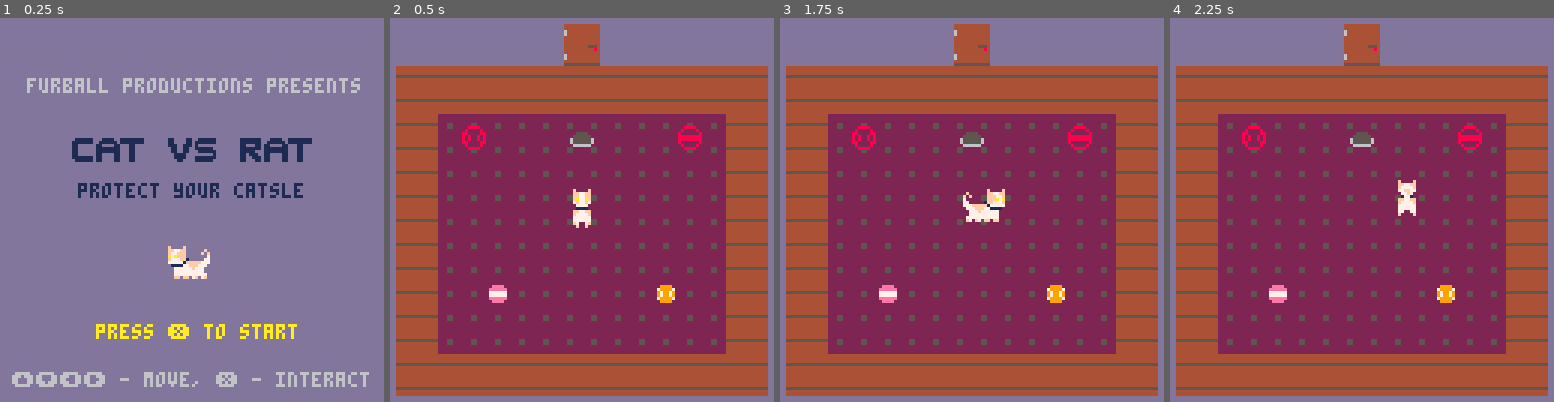
Above: before the commit, frames 1-4 (left to right).
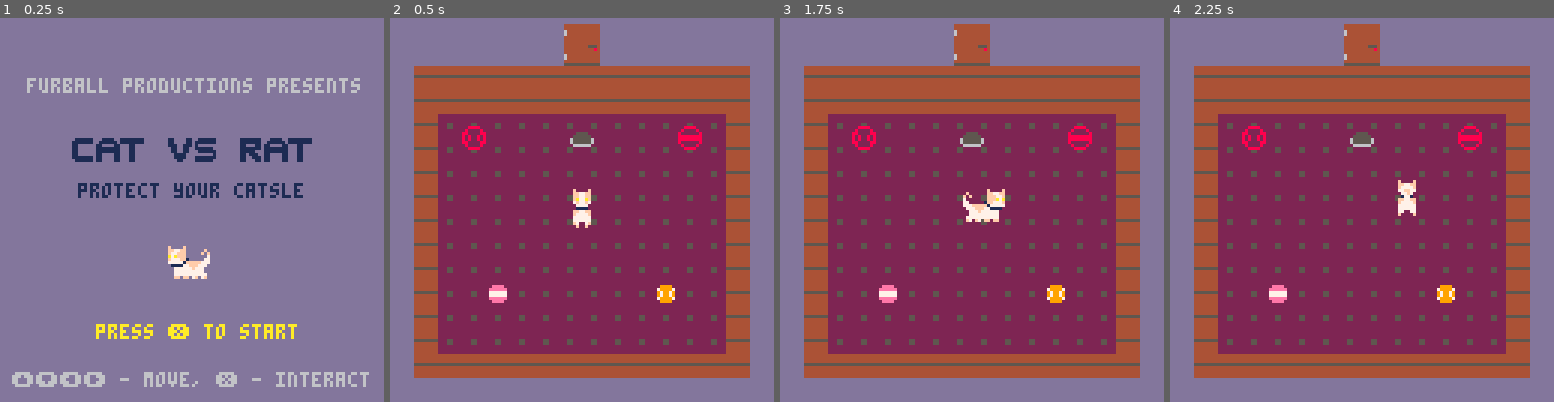
Above: after the commit, the same moments.

Repository: Mpgrime/GameDesign
Game: PICO-8 cartridge catgame.p8
The game is run twice, just before and just after one commit, with the same random seed, the same clock (stepped at 60 frames per second) and the same inputs.
Inputs:
- Up to frame 1 (0.25 s): no input
- Up to frame 2 (0.5 s): tap X (X key) at 0.33 s
- Up to frame 3 (1.75 s): tap X (X key) at 1.07 s; hold Right from 1.6 s (still down)
- Up to frame 4 (2.25 s): tap X (X key) at 1.85 s; release Right at 2.1 s; hold Up from 2.15 s (still down)

Frame 1 is identical in both runs. In frame 2, 12% of the frame differs, in the area x 1-99%, y 12-99%; in frame 3, 12%; in frame 4, 12%.

Commit message:
Update catgame.p8

Diff:
--- a/catgame.p8
+++ b/catgame.p8
@@ -45,13 +45,13 @@
 	cat = {
 		x=56, y=56, w=14, h=14, --position(x,y), width, height
 		size=2, flipped=false, --sprite size, flipping the sprite
-		collision=true
+		collision=false
 	}
 
 	--chair class/table
 	chair = {
-		x={488,456,150,232,400,140},y={107,59,20,102,22,232}, --chair locations
-		bx={488,456,150,232,400,140},by={115,67,28,110,30,240}, --chair bottom locations
+		x={488,456,150,232,400,140},y={90,59,20,102,22,232}, --chair locations
+		bx={488,456,150,232,400,140},by={94,63,24,106,36,236}, --chair bottom locations
 		w=14,h=16,bw=14,bh=7,frame=42 --chair/chair bottom width/height
 	}
 
@@ -177,7 +177,7 @@
 		for i = 1,6 do
 			--if col w/ bchair, can't move:
 			if objcollision(cat.x,cat.y - 1,cat.w,cat.h,
-			chair.bx[i], chair.by[i], chair.w, chair.h) then
+			chair.x[i], chair.y[i], chair.w, chair.h) then
 				canmove = false
 			end
 			--if col w/ ball, ball moves:
@@ -213,7 +213,7 @@
 			--if col w/ bchair, can't move:
 			if objcollision(
 				cat.x, cat.y + 1, cat.w, cat.h,
-				chair.bx[i], chair.by[i], chair.bw, chair.bh
+				chair.x[i], chair.y[i], chair.bw, chair.bh
 			) then
 				canmove = false
 			end
@@ -245,7 +245,7 @@
 			--if col w/ bchair, can't move:
 			if objcollision(
 				cat.x - 1, cat.y, cat.w, cat.h,
-				chair.bx[i], chair.by[i], chair.bw, chair.bh
+				chair.x[i], chair.y[i], chair.bw, chair.bh
 			) then
 				canmove = false
 			end
@@ -280,7 +280,7 @@
 		for i=1,6 do
 			--if col w/ bchair, can't move:
 			if objcollision(cat.x + 1,cat.y,cat.w,cat.h,
-			chair.bx[i],chair.by[i],chair.bw,chair.bh) then
+			chair.x[i],chair.y[i],chair.bw,chair.bh) then
 				canmove = false
 			end
 			--if col w/ ball, ball moves:
@@ -574,14 +574,10 @@
 	spr(chair.frame,chair.x[5],chair.y[5],2,2,true)
 	--chair in green room
 	spr(chair.frame,chair.x[6],chair.y[6],2,2)
-	--balls
+	--balls in spawn room
 	spr(44, ball.x[1], ball.y[1], 1, 1)
 	spr(60, ball.x[2], ball.y[2], 1, 1)
-	--bottoms of chairs sprites
-	spr(45, chair.bx[1], chair.by[1], 2, 2)
-	spr(45, chair.bx[2], chair.by[2], 2, 2)
-	spr(45, chair.bx[3], chair.by[3], 2, 2)
-	spr(45, chair.bx[4], chair.by[4], 2, 2, true)
+
 
 	--cup sprite:
 	spr(cup.frame, cup.x, cup.y, cup.size, cup.size, cup.flipped)
@@ -674,14 +669,14 @@
 0000000000000000115555dddd55551111555511887777888888888833333333bbbbbbbbdd644444444444dddd647777777777ddffffffffffffffff65555557
 0000000000000000111551dddd15511111155111878888788888888833333333bbbbbbbbdd444444444444dddd447777777777dd111551111115511165555577
 0000000000000000111111dddd11111111111111788888878888888833333333bbbbbbbbdd555555555555dddd557777777777dd11111111111111116667777d
-f4ffffff4555545555777755d5555555555555555555555d55555555d55555555555555d00000000000000000000000000000000ddddddd666ddddddbbbbbbbb
-ffffff4fd5d5555dd577775dd5555555555555555555555d55555555d55555555555555d00000000000000000000000000000000dddd8dd66ddcddddb33bb3bb
-ffffffff4554555555777755d5555555555555555555555d55555555d55555555555555d00000000000000000000000000000000ff47887667cc74ffbb3bbb3b
-ffffffff5555554555777755d5555555555555555555555d55555555d55555555555555d00000000000000000000000000000000f47666566566674fbbbbbb3b
-ffffffff54d55555d577775dd5555555555555555555555d55555555d55555555555555d000000000000000000000000000000004476655555566744b3bbbbbb
-f4ffffffd55555dd55777755d5555555555555555555555d55555555d55555555555555d000000000000000000000000000000004476555555556744bb3bbb33
-fffff44f5554555545777754d5555555555555555555555d55555555d55555555555555d000000000000000000000000000000004446666666666444bb3bbb3b
-fffff4ff5d555d5455777755d555555555555555dddddddddddddddddddddddd5555555d00000000000000000000000000000000ffffffffffffffffbbb3bb3b
+f4ffffff4555545555777755d5555555555555555555555d55555555d55555555555555d3b33b3b333b333b3433bbb3b333bb33bddddddd666ddddddbbbbbbbb
+ffffff4fd5d5555dd577775dd5555555555555555555555d55555555d55555555555555d3333a33b3a3333ba4b3bb33bbb3bbb3bdddd8dd66ddcddddb33bb3bb
+ffffffff4554555555777755d5555555555555555555555d55555555d55555555555555d333b3333b33333334bbbb3bbbbbbbbbbff47887667cc74ffbb3bbb3b
+ffffffff5555554555777755d5555555555555555555555d55555555d55555555555555db3333ab3333333334bbbbbbbbbbbbbbbf47666566566674fbbbbbb3b
+ffffffff54d55555d577775dd5555555555555555555555d55555555d55555555555555d3b3b3333b3b33bb34b3b33bbbbbbbbb34476655555566744b3bbbbbb
+f4ffffffd55555dd55777755d5555555555555555555555d55555555d55555555555555d3a333333bab33a3b4b3b333bbb33b3334476555555556744bb3bbb33
+fffff44f5554555545777754d5555555555555555555555d55555555d55555555555555d3b33b3b3333333334bbbbbbbbbb3b3bb4446666666666444bb3bbb3b
+fffff4ff5d555d5455777755d555555555555555dddddddddddddddddddddddd5555555db333333b444444444444444444444444ffffffffffffffffbbb3bb3b
 00000000000000000000000000000000000000000000000000000000000000000000000000000000000000000000000000000000f44444444444444fbbbbbbbb
 00000000000000000000000000000000000000000000000000000000000000000000000000000000000000000000000000000000f44445444454444fb33bb3bb
 008888000000000000bbbb0000000000001111000000000000aaaa00000000000055550000000000000000000000000000000000f44445444454444fbb3beb3b
@@ -690,12 +685,12 @@
 68888886688888866bbbbbb66bbbbbb661111116611111166aaaaaa66aaaaaa66555555600000000000000000000000000000000ffffffffffffffffb93bbdad
 0666666006666660066666600666666006666660066666600666666006666660066666600000000000000000000000000000000011155111111551119a9bbbdb
 000000000000000000000000000000000000000000000000000000000000000000000000000000000000000000000000000000001111111111111111b9b3bb3b
-74747474747474747474747474747474741444444444444444444444444444442400000000000000000000000000000000144444444444444444444444444444
-24000000001626162616261626162616261626162600364646464646464646464646464646053646464646464646464646464646468605000000000000000000
-74747474747474747474747474747474740000000000000000000000000000000000000000000000000000000000000000000000000000000000000000000000
-00000000001626162616261626162616261626162600766666666666666666666666666666057666666666666666666666666666665605000000000000000000
-74747474747474747474747474747474740000000505050505050505050505050505050505000000000000000000000000000000000000000000000000000000
-00000000000000000000000000000000000000000000000000000000000000000000000000050505050505050505050505050505050505000000000000000000
+74747474747474747474747474747474747474747474747474747474747474747474747474747474747474747474747474747474747474747474747474747474
+74000000000000000000000000000000000000000000000000000000000000000000000000000000000000000000000000000000000005000000000000000000
+74747474747474747474747474747474740000000000000000000000000000001515151515151515151515151515151515150000000000000000000000000000
+00000000000000000000000000000000000000000000000000000000000000000000000000000000000000000000000000000000000005000000000000000000
+74747474747474747474747474747474740000000000000000000000000000001515151515151515151515151515151515150000000000000000000000000000
+00000000000000000000000000000000000000000000000000000000000000000000000000050000000000000000000000000000000005000000000000000000
 00000000000000000000000000000000000000000000000000000000000000000000000000000000000000000000000000000000000000000000000000000000
 00000000000000000000000000000000000000000000000000000000000000000000000000000000000000000000000000000000000000000000000000000000
 d111111ddd1111dd111111111111111d11dddd11dd11111100000000000000000000000000000000000000000000000000000000000000000000000000000000
@@ -840,35 +835,35 @@
 0000000000000000000000000000000000000000000000000000000000000000000000000000000000000000000000000000000000000000000000000000000001010100010100010000000000000000000000000000000000000000000101000000000000000000000000000000000000000000000000000000000000010100
 0000000000000000000000000000000000000000000000000000000000000000000000000000000000000000000000000000000000000000000000000000000000000000000000000000000000000000000000000000000000000000000000000000000000000000000000000000000000000000000000000000000000000000
 __map__
-4747474747474747474747474747474747474747474747474747474747474747474747474747474747474747474747474747474747474747474747474747474747000000000000000000000000000000000000000000000000000000000000000000000000000000000000000000000000000000000000000000000000000000
-4747474747474747474747474747474747474f4f474747474747474747474f4f47474f4f474747474747474747474f4f47474f4f474747474747474747474f4f47000000006f6f6f6f6f6f6f6f6f6f6f6f6f6f6f6f006f6f6f6f6f6f6f6f6f6f6f6f6f6f6f006f6f6f6f6f6f6f6f6f6f6f6f6060606f00000000000000000000
-4747474747474747474747474747474747474d4e4d4e4d4e6d6e4d4e4d4e4d4e474747474747474747474747474747474747474747474747474747474747474747000000006f6f6f6f6f6f6f6f6f6f6f6f6f6f6f6f006f6f6f6f6f6f6f6f6f6f6f6f6f6f6f006f6f6f6f6f6f6f6f6f6f6f6f6060606f00000000000000000000
-4740434343434343434343434343434345535d5e5d5e5d5e7d7e5d5e5d5e5d5e524043434343434343434343434343434540434343434343434343434343434345000000006f6f6f6f6f6f6f6f6f6f6f6f6f6f6f6f007f7f7f7f7f7f7f7f7f7f7f7f7f7f7f006f6f6f6f6f6f6f6f6f6f6f6f6060606f00000000000000000000
-4740434343434343434343434343434345535454545454545454545454545454524043434343434343434343434343434540434343434343434343434343434345000000006f6f6f6f6f6f6f6f6f6f6f6f6f6f6f6f007f7f7f7f7f7f7f7f7f7f7f7f7f7f7f006f6f6f6f6f6f6f6f6f6f6f6f6060606f00000000000000000000
-4740434646464646464646464646464345535454545454545454545454545454524043434343434343434343434343434540434343434343434343434343434345000000006f6f6f6f6f6f6f6f6f6f6f6f6f6f6f6f007f7f7f7f7f7f7f7f7f7f7f7f7f7f7f006f6f6f6f6f6f6f6f6f6f6f6f6060606f00000000000000000000
-4740434646464646464646464646464345535454545454545454545454545454524043434343434343434343434343434540434343434343434343434348484845000000006f6f6f6f6f6f6f6f6f6f6f6f6f6f6f6f007f7f7f7f7f7f7f7f7f7f7f7f7f7f7f006f6f6f6f6f6f6f6f6f6f6f6f6060606f00000000000000000000
-4740434646464646464646464646464345535454545454545454545454545454524043434343434343434343434343434540434343434343434343434348484845000000006f6f6f6f6f6f6f6f6f6f6f6f6f6f6f6f007f7f7f7f7f7f7f7f7f7f7f7f7f7f7f006f6f6f6f6f6f6f6f6f6f6f6060606f6f00000000000000000000
-4740434646464646464646464646464345535454545454544343434343434343434343434343434343434343434343434343434343434343434343434348484845000000006f6f6f6f6f6f6f6f6f6f6f6f6f6f6f6f007f7f7f7f7f7f7f7f7f7f7f7f7f7f7f006f6f6f6f6f6f6f606060606060606f6f00000000000000000000
-4740434646464646464646464646464345535454545454434343434343434343434343434343434343434343434343434343434343434343434343434348484845000000006f6f6f6f6f6f6f6f6f6f6f6f6f6f6f6f007f7f7f7f7f7f7f7f7f7f7f7f7f7f7f006f6f6f6f6f60606060606060606f6f6f00000000000000000000
-4740434646464646464646464646464345535454545443434343434343434343434343434343434343434343434343434343434343434343434343434348484845000000006f6f6f6f6f6f6f6f6f6f6f6f6f6f6f6f007f7f7f7f7f7f7f7f7f7f7f7f7f7f7f006f6f6f6f6f6060606f6f6f6f6f6f6f6f00000000000000000000
-4740434646464646464646464646464345535454544343434343434343434343454043434343434343434343434343434540434343434343434343434348484845000000006f6f6f6f6f6f6f6f6f6f6f6f6f6f6f6f007f7f7f7f7f7f7f7f7f7f7f7f7f7f7f006f6f6f6f6f60606f6f6f6f6f6f6f6f6f00000000000000000000
-4740434646464646464646464646464345535454434343434343434343434343454043434343434343434343434343434540434343434343434343434343434345000000006f6f6f6f6f6f6f6f6f6f6f6f6f6f6f6f007f7f7f7f7f7f7f7f7f7f7f7f7f7f7f006f6f6f6f6060606f6f6f6f6f6f6f6f6f00000000000000000000
-4740434646464646464646464646464345404343434343434343434343434343454043434343434343434343434343434540434343434343434343434343434345000000006f6f6f6f6f6f6f6f6f6f6f6f6f6f6f6f007f7f7f7f7f7f7f7f7f7f7f7f7f7f7f006f6f6f6f6060606f6f6f6f6f6f6f6f6f00000000000000000000
-4740434646464646464646464646464345404343434343434343434343434343454043434343434343434343434343434540434343434343434343434343434345000000006f6f6f6f6f6f6f6f6f6f6f6f6f6f6f6f007f7f7f7f7f7f7f7f7f7f7f7f7f7f7f00606060606060606f6f6f6f6f6f6f6f6f00000000000000000000
-4740434343434343434343434343434345404343434343434343434343434343454043434343434343434343434343434540434343434343434343434343434345000000006f6f6f6f6f6f6f6f6f6f6f6f6f6f6f6f006f6f6f6f6f6f6f6f6f6f6f6f6f6f6f00606060606060606f6f6f6f6f6f6f6f6f00000000000000000000
-4741444444444444444444444444444442414444444444434343434444444444424144444444444444444444444444444241444444444443434343444444444442000000006f6f6f6f6f6f6f6f6f6f6f6f6f6f6f6f006f6f6f6f6f6f6f6f6f6f6f6f6f6f6f00606060606060606f6f6f6f6f6f6f6f6f00000000000000000000
-4747474747474747474747474747474747474747474747434343434747474747470000000000000000000000000000000047474747474743434343474747474747000000000000000000000000000000000000000000000000000000000000000000000000000000000000000000000000000000000000000000000000000000
-47474747474747474747474747474747474747474747474343434347474747474700000000000000000000000000000000474747474747434343434747474747470000000061626162616261626162616261626162004f4f4f4f4f4f4f4f4f4f4f4f4f4f4f005f5f5f5f5f5f5f5f5f5f5f5f5f5f5f5f00000000000000000000
-47474747474747474747474747474747474043434343434343434343434343434500000000000000000000000000000000404343434343434343434343434343450000000061626162616261626162616261626162004f4f4f4f4f4f4f4f4f4f4f4f4f4f4f005f5f5f5f5f5f5f5f5f5f5f5f5f5f5f5f00000000000000000000
-4747474747474747474747474747474747404343434343434343434343434343450000000000000000000000000000000040434343434343434343434343434345000000006162616261626162616261626162616200636464646464646464646464646464006364646464646464646464646464646800000000000000000000
-4747474747474747474747474747474747404343434343434343434343434343450000000000000000000000000000000040434343434343434343434343434345000000006162616261626162616261626162616200636464646464646464646464646464006364646464646464646464646464646800000000000000000000
-4747474747474747474747474747474747404343434343434343434343434343450000000000000000000000000000000040435555555555555555555555554345000000006162616261626162616261626162616200636464646464646464646464646464006364646464646464646464646464646800000000000000000000
-4747474790919247949547939192474747404343434358585858585843434343450000000000000000000000000000000040435556565656565656565656554345000000006161616161616161616161616161616100636464646464646464646464646464006364646464646464646464646464646800000000000000000000
-4747474747474747474747474747474747404343435857575757575758434343450000000000000000000000000000000040435556565656565656565656554345000000006161616161616161616161616161616100636464646464646464646464646464006364646464646464646464646464646800000000000000000000
-4747474747474747474747474747474747404343585757575757575757584343450000000000000000000000000000000040435556565656565656565656554345000000006161616161616161616161616161616100636464646464646464646464646464006364646464646464646464646464646800000000000000000000
-4747474747474747474747474747474747404343585757575757575757584343450000000000000000000000000000000040435556565656565656565656554345000000006161616161616161616161616161616100636464646464646464646464646464006364646464646464646464646464646800000000000000000000
-4747474747474747474747474747474747404343585757575757575757584343450000000000000000000000000000000040435556565656565656565656554345000000006161616161616161616161616161616100636464646464646464646464646464006364646464646464646464646464646800000000000000000000
-4747474747474747474747474747474747404343435857575757575758434343450000000000000000000000000000000040435556565656565656565656554345000000006161616161616161616161616161616100636464646464646464646464646464506364646464646464646464646464646850000000000000000000
-4747474747474747474747474747474747404343434358585858585843434343450000000000000000000000000000000040435555555555555555555555554345000000006162616261626162616261626162616200636464646464646464646464646464506364646464646464646464646464646850000000000000000000
-4747474747474747474747474747474747404343434343434343434343434343450000000000000000000000000000000040434343434343434343434343434345000000006162616261626162616261626162616200636464646464646464646464646464506364646464646464646464646464646850000000000000000000
-4747474747474747474747474747474747404343434343434343434343434343450000000000000000000000000000000040434343434343434343434343434345000000006162616261626162616261626162616200636464646464646464646464646464506364646464646464646464646464646850000000000000000000
+4747474747474747474747474747474747474747474747474747474747474747474747474747474747474747474747474747474747474747474747474747474747696969696969696f6f6f6f69696969696969696969696f6f6f6969696969696969696969696969696969696960606069000000000000000000000000000000
+4747474747474747474747474747474747474f4f474747474747474747474f4f47474f4f474747474747474747474f4f47474f4f474747474747474747474f4f47696f6f6f6f6f6f6f6f6f6f6f6f6f6f69696f6f6f6f6f6f6f6f6f6f6f6f6f6969696f6f6f6f6f6f6f6f6f6f6f60606069000000000000000000000000000000
+4747474747474747474747474747474747474d4e4d4e4d4e6d6e4d4e4d4e4d4e474747474747474747474747474747474747474747474747474747474747474747696f6f6f6f6f6f6f6f6f6f6f6f6f6f69697f7f7f7f7f7f7f7f7f7f7f7f7f7f69696f7f6f6f6f6f6f6f6f6f6f60606069000000000000000000000000000000
+4747434343434343434343434343434347535d5e5d5e5d5e7d7e5d5e5d5e5d5e524743434343434343434343434343434547434343434343434343434343434345696f6f6f6f6f6f6f6f6f6f6f6f6f6f69697f7f7f7f7f7f7f7f7f7f7f7f7f7f69697f7f6f6f6f6f6f6f6f6f6f60606069000000000000000000000000000000
+4747434343434343434343434343434347535454545454545454545454545454524743434343434343434343434343434547434343434343434343434343434345696f6f6f6f6f6f6f6f6f6f6f6f6f6f69697f7f7f7f7f7f7f7f7f7f7f7f7f7f69697f7f6f6f6f6f6f6f6f6f6f60606069000000000000000000000000000000
+4747434646464646464646464646464347535454545454545454545454545454524743434343434343434343434343434547434343434343434343434343434345696f6f6f6f6f6f6f6f6f6f6f6f6f6f69697f7f7f7f7f7f7f7f7f7f7f7f7f7f69696f6f6f6f6f6f6f6f6f6f6f60606069000000000000000000000000000000
+4747434646464646464646464646464347535454545454545454545454545454524743434343434343434343434343434547434343434343434343434348484845696f6f6f6f6f6f6f6f6f6f6f6f6f6f69697f7f7f7f7f7f7f7f7f7f7f7f7f7f69696f6f6f6f6f6f6f6f6f6f6060606069000000000000000000000000000000
+4747434646464646464646464646464347535454545454545454545454545454524743434343434343434343434343434547434343434343434343434348484845696f6f6f6f6f6f6f6f6f6f6f6f6f6f69697f7f7f7f7f7f7f7f7f7f7f7f7f7f69696f6f6f6f6f6f606060606060606069000000000000000000000000000000
+4747434646464646464646464646464347535454545454544343434343434343434343434343434343434343434343434343434343434343434343434348484845696f6f6f6f6f6f6f6f6f6f6f6f6f6f69697f7f7f7f7f7f7f7f7f7f7f7f7f7f69696f6f6f6f60606060606060606f6f69000000000000000000000000000000
+4747434646464646464646464646464347535454545454434343434343434343434343434343434343434343434343434343434343434343434343434348484845696f6f6f6f6f6f6f6f6f6f6f6f6f6f69697f7f7f7f7f7f7f7f7f7f7f7f7f7f69696f6f6f6f6060606f6f6f6f6f6f6f69000000000000000000000000000000
+4747434646464646464646464646464347535454545443434343434343434343434343434343434343434343434343434343434343434343434343434348484845696f6f6f6f6f6f6f6f6f6f6f6f6f6f69697f7f7f7f7f7f7f7f7f7f7f7f7f7f69696f6f6f6f60606f6f6f6f6f6f6f6f69000000000000000000000000000000
+4747434646464646464646464646464347535454544343434343434343434343454743434343434343434343434343434547434343434343434343434348484845696f6f6f6f6f6f6f6f6f6f6f6f6f6f69697f7f7f7f7f7f7f7f7f7f7f7f7f7f69696f6f6f6060606f6f6f6f6f6f6f6f69000000000000000000000000000000
+4747434646464646464646464646464347535454434343434343434343434343454743434343434343434343434343434547434343434343434343434343434345697f7f7f7f6f6f6f6f6f6f6f7f7f7f69697f7f7f7f7f7f7f7f7f7f7f7f7f7f69696f6f6f6060606f6f6f6f6f6f6f6f69000000000000000000000000000000
+4747434646464646464646464646464347535443434343434343434343434343454743434343434343434343434343434547434343434343434343434343434345697f7f7f7f6f6f6f6f6f6f6f7f7f7f69697f7f7f7f7f7f7f7f7f7f7f7f7f7f69696060606060606f6f6f6f7f7f6f6f69000000000000000000000000000000
+4747434646464646464646464646464347534343434343434343434343434343454743434343434343434343434343434547434343434343434343434343434345697f7f7f7f6f6060606f6f6f7f7f7f69696f6f6f6f6f6f6f6f6f6f6f6f6f6969696060606060606f6f6f6f7f7f6f6f69000000000000000000000000000000
+47474343434343434343434343434343475343434343434343434343434343434547434343434343434343434343434345474343434343434343434343434343456a6c6c6c6c6c6060606c6c6c6c6c6c69696969696969696f6f6f696969696969696060606060606f6f6f6f6f6f6f6f69000000000000000000000000000000
+4747474747474747474747474747474747474747474747434343434747474747474747474747474343434347474747474747474747474743434343474747474747616261626162616261626162616261624f4f4f4f4f4f4f4f4f4f4f4f4f4f4f4f5f5f5f5f5f5f5f5f5f5f5f5f5f5f5f5f000000000000000000000000000000
+4747474747474747474747474747474747474747474747434343434747474747474747474747474343434347474747474747474747474743434343474747474747616261626162616261626162616261624f4f4f4f4f4f4f4f4f4f4f4f4f4f4f4f5f5f5f5f5f5f5f5f5f5f5f5f5f5f5f5f000000000000000000000000000000
+4747474747474747474747474747474747474747474747434343434747474747474747474747474343434347474747474747474747474743434343474747474747616261626162616261626162616261626364646464646464646464646464646863646464646464646464646464646468000000000000000000000000000000
+4747474747474747474747474747474747474343434343434343434343434343474743434343434343434343434343434747434343434343434343434343434345616261626162616261626162616261626364646464646464646464646464646863646464646464646464646464646468000000000000000000000000000000
+4747474747474747474747474747474747474343434343434343434343434343474743434343434343434343434343434747434343434343434343434343434345616261626162616261626162616261626364646464646464646464646464646863646464646464646464646464646468000000000000000000000000000000
+4747474747474747474747474747474747474343434343434343434343434343474743464646464646464646464646434747434343434343434343434343434345616161616161616161616161616161616364646464646464646464646464646863646464646464646464646464646468000000000000000000000000000000
+4747474747474747474747474747474747474343434343434343434343434343474743464646464646464646464646434747435555555555555555555555554345616161616161616161616161616161616364646464646464646464646464646863646464646464646464646464646468000000000000000000000000000000
+4747474790919247949547939192474747474343434358585858585843434343474743464646464646464646464646434747435556565656565656565656554345616161616161616161616161616161616364646464646464646464646464646863646464646464646464646464646468000000000000000000000000000000
+4747474747474747474747474747474747474343435857575757575758434343474743464646464646464646464646434747435556565656565656565656554345616161616161616161616161616161616364646464646464646464646464646863646464646464646464646464646468000000000000000000000000000000
+4747474747474747474747474747474747474343585757575757575757584343474743464646464646464646464646434747435556565656565656565656554345616161616161616161616161616161616364646464646464646464646464646863646464646464646464646464646468000000000000000000000000000000
+4747474747474747474747474747474747474343585757575757575757584343474743464646464646464646464646434747435556565656565656565656554345616161616161616161616161616161616364646464646464646464646464646863646464646464646464646464646468000000000000000000000000000000
+4747474747474747474747474747474747474343585757575757575757584343474743464646464646464646464646434747435556565656565656565656554345616261626162616261626162616261626364646464646464646464646464646863646464646464646464646464646468000000000000000000000000000000
+4747474747474747474747474747474747474343435857575757575758434343474743464646464646464646464646434747435556565656565656565656554345616261626162616261626162616261626364646464646464646464646464646863646464646464646464646464646468000000000050000000000000000000
+4747474747474747474747474747474747474343434358585858585843434343474743464646464646464646464646434747435555555555555555555555554345616261626162616261626162616261626364646464646464646464646464646863646464646464646464646464646468000000000050000000000000000000
+4747474747474747474747474747474747474343434343434343434343434343474743464646464646464646464646434747434343434343434343434343434345616261626162616261626162616261626364646464646464646464646464646863646464646464646464646464646468000000000050000000000000000000
+4747474747474747474747474747474747474343434343434343434343434343474743434343434343434343434343434747434343434343434343434343434345616261626162616261626162616261626766666666666666666666666666666567666666666666666666666666666665000000000050000000000000000000
